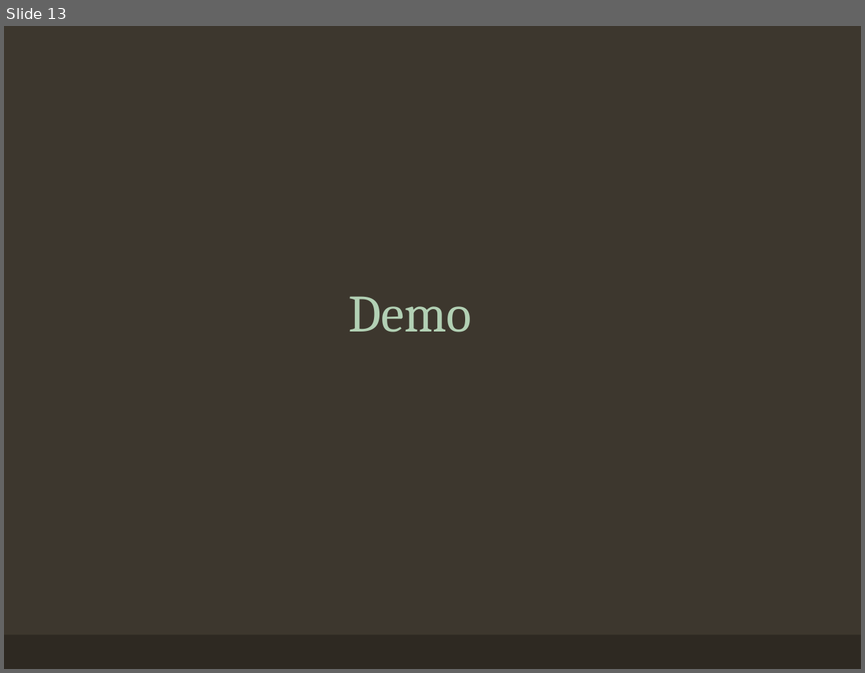
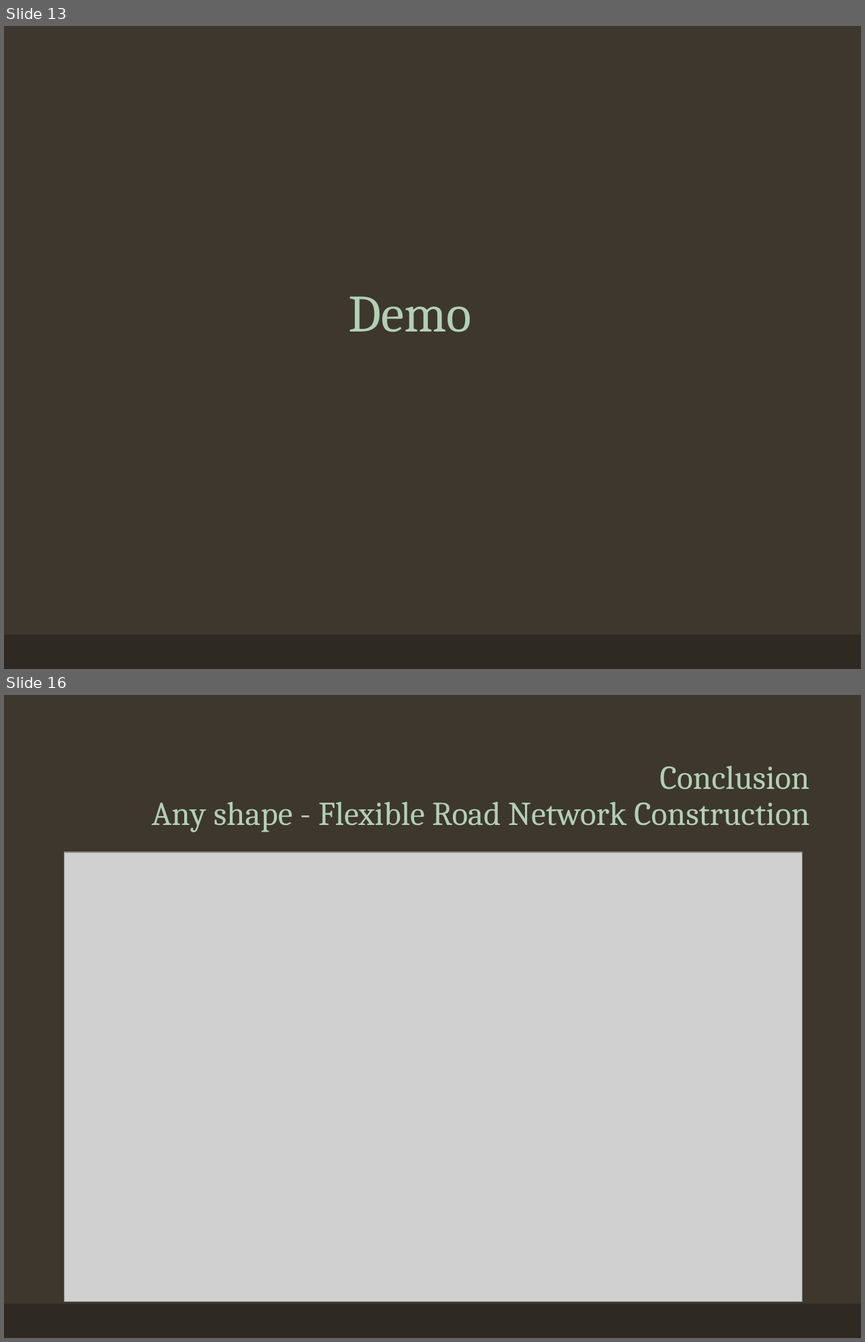
Before and after one commit to CharlieFaceButt/Traffic-Simulation, a slide deck: Presentation.pptx. Shown one above the other, each under a label of ours: slide 13 before the commit, slides 13 and 16 after it; the slides between them are not shown. The pictures are 865x673 and 865x1342 pixels, drawn with LibreOffice and Linux fonts; fonts in the diff are those of the drawing; grey boxes stand for pictures. Boxes give left, top, right and bottom in pixels: in the first picture for what was removed or moved away, otherwise in the second. Text is boxed around its words. In the diff, an @@ line names an element or a change of style, - is before the commit and + after.

```diff
--- a/Presentation.pptx
+++ b/Presentation.pptx
@@ slide 16 added at [4,695,861,1338], background #3D372E; not listed: 1 template element that a slide beside it also shows @@
@@ title added at [152,766,809,832], 28 pt, text #B2D0B4 @@
+Conclusion
+Any shape - Flexible Road Network Construction
@@ picture added at [64,852,802,1301] @@
```
Also in this commit, not shown: 7 slides changed, 2 other slides added, 3 other files.
